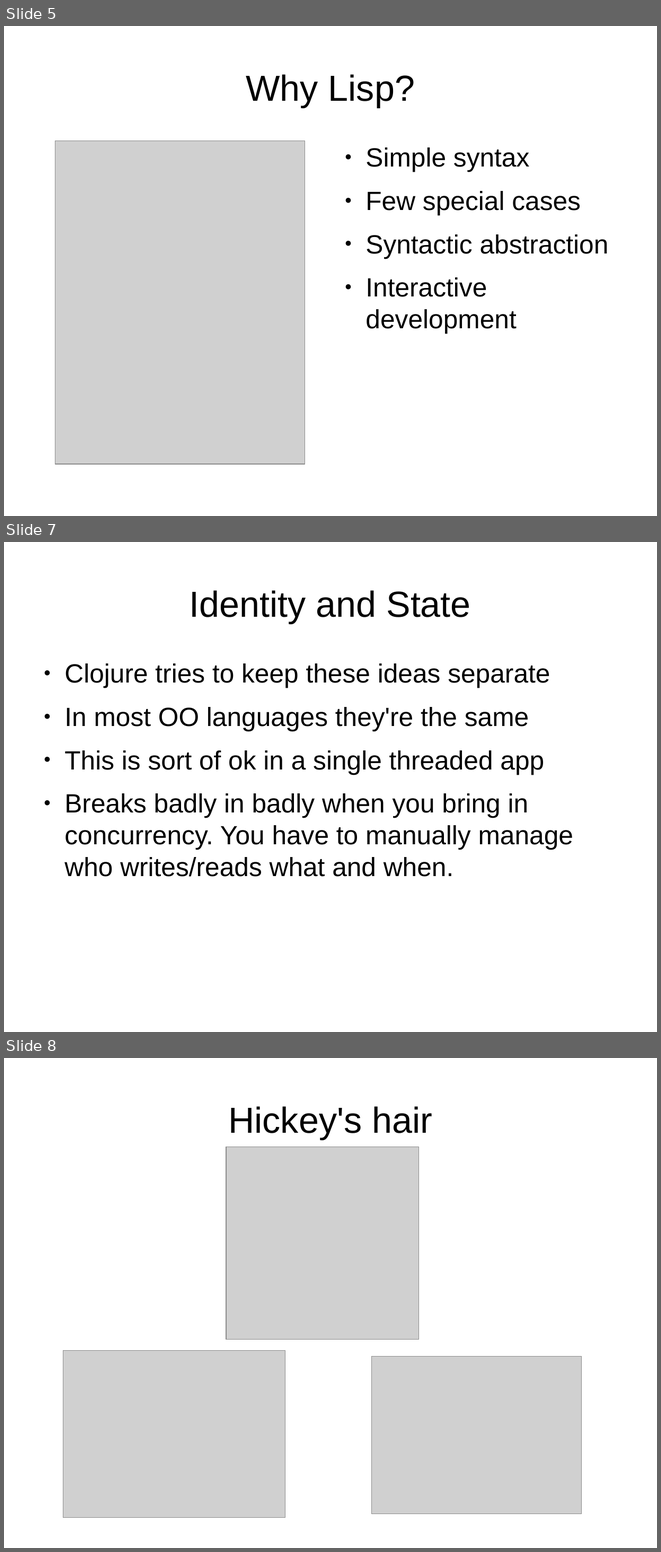
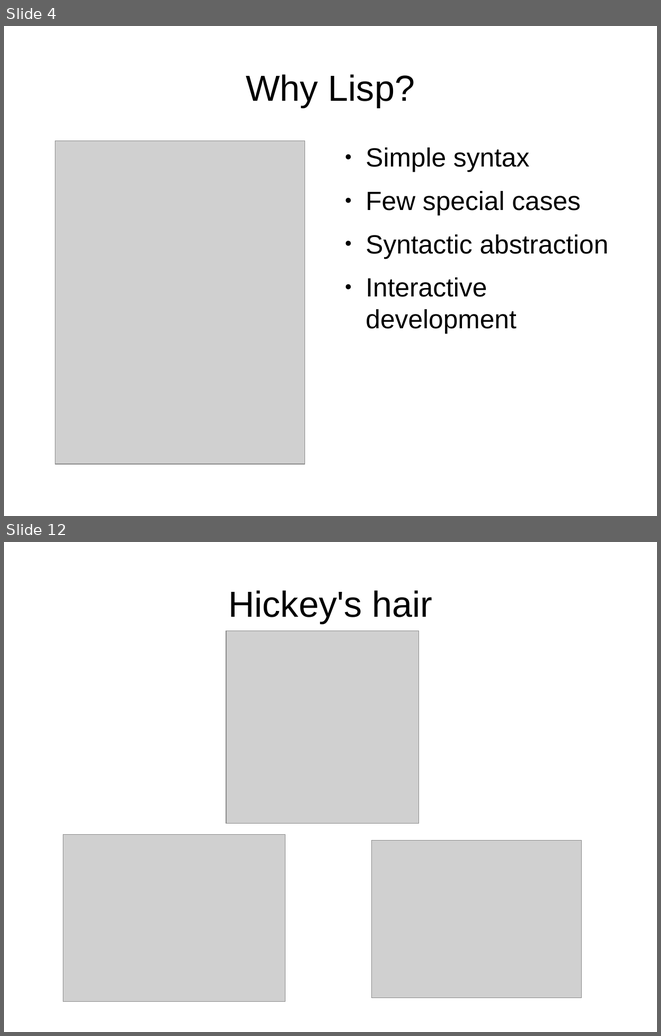
Before and after one commit to djwhitt/cposc2009, a slide deck: slides.odp. Shown one above the other, each under a label of ours: slides 5, 7 and 8 before the commit, slides 4 and 12 after it; the slides between them are not shown. The pictures are 661x1552 and 661x1036 pixels, drawn with LibreOffice and Linux fonts; fonts in the diff are those of the drawing; grey boxes stand for pictures. Boxes give left, top, right and bottom in pixels: in the first picture for what was removed or moved away, otherwise in the second. Text is boxed around its words. In the diff, an @@ line names an element or a change of style, - is before the commit and + after.

```diff
--- a/slides.odp
+++ b/slides.odp
@@ slide 7 removed at (4,542,657,1032), background #FFFFFF @@
@@ title removed at (190,590,471,623) @@
-Identity and State
@@ text removed at (64,663,573,876) @@
-● Clojure tries to keep these ideas separate
-● In most OO languages they're the same
-● This is sort of ok in a single threaded app
-● Breaks badly in badly when you bring in concurrency. You have to manually manage who writes/reads what and when.
@@ what was slide 5 is now slide 4 @@
@@ what was slide 8 is now slide 12 @@
```
Also in this commit, not shown: 1 slide changed, 6 slides added, 1 other slide removed.
